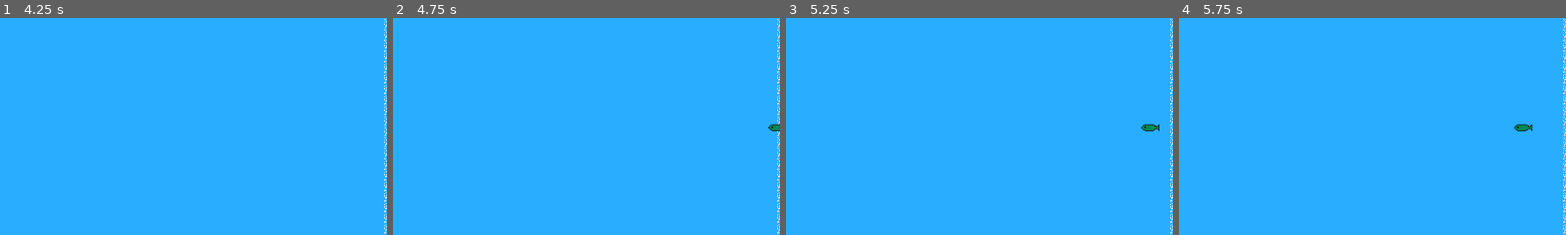
Above: before the commit, frames 1-4 (left to right).
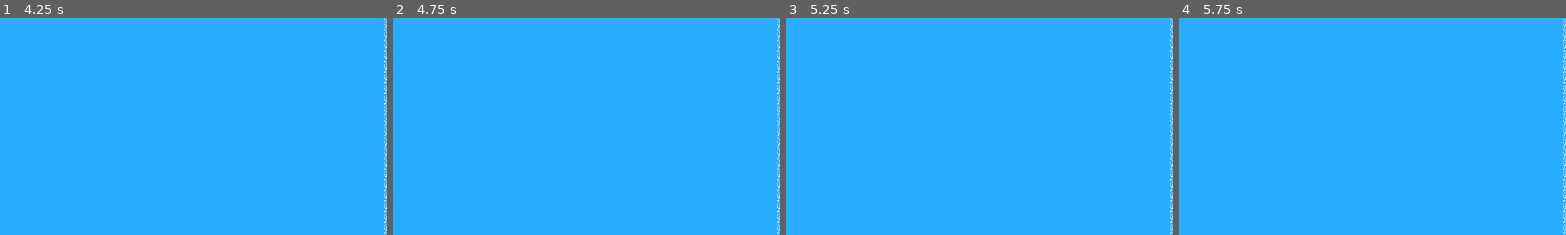
Above: after the commit, the same moments.

Repository: SamanAshoori/Godot_Fishing_System
Game: Godot game, scene res://Scenes/level.tscn
Two runs of this game, one before a commit and one after it. Both use one fixed random seed, a clock stepped at 60 frames per second and the inputs below.
Inputs:
- Up to frame 1 (4.25 s): tap Enter at 0.5 s; hold D (move_right) 0.53-1.28 s; hold S (move_down) 1.28-2.03 s; hold D (move_right) 2.03-2.78 s; tap Space at 2.75 s; hold W (move_up) 2.78-3.53 s; hold A (move_left) from 3.53 s (still down)
- Up to frame 2 (4.75 s): keep holding A (move_left)
- Up to frame 3 (5.25 s): tap Enter at 5 s; release A (move_left) at 5.03 s; hold S (move_down) from 5.03 s (still down)
- Up to frame 4 (5.75 s): keep holding S (move_down)
The pictures show only the part of the screen within x 50-100%, y 21-71%; the shares and areas given below are measured in that part.

Frame 1 is identical in both runs. In frame 2, less than 0.1% of the frame differs, in the area x 96-100%, y 48-53%; in frame 3, 0.1%; in frame 4, 0.1%, in the area x 86-92%, y 48-53%.

Commit message:
Updated fish spawning mechanic

Diff:
--- a/Scenes/fish_spawner.gd
+++ b/Scenes/fish_spawner.gd
@@ -4,13 +4,16 @@
 var fish_count = 0
 
 func _spawn_random_item() -> void:
+	var random_distance := randf_range(-300, 300.0)
+	var direction := Vector2(1,0)
 	var fish_scene = possible_fish.pick_random()
 	var fish: Node2D = fish_scene.instantiate()
 	add_child(fish)
+	fish.position.y += random_distance
 
 
 func _process(delta: float) -> void:
-	if fish_count == 0:
+	if fish_count < 2:
 		_spawn_random_item()
 		fish_count += 1
 	else:
